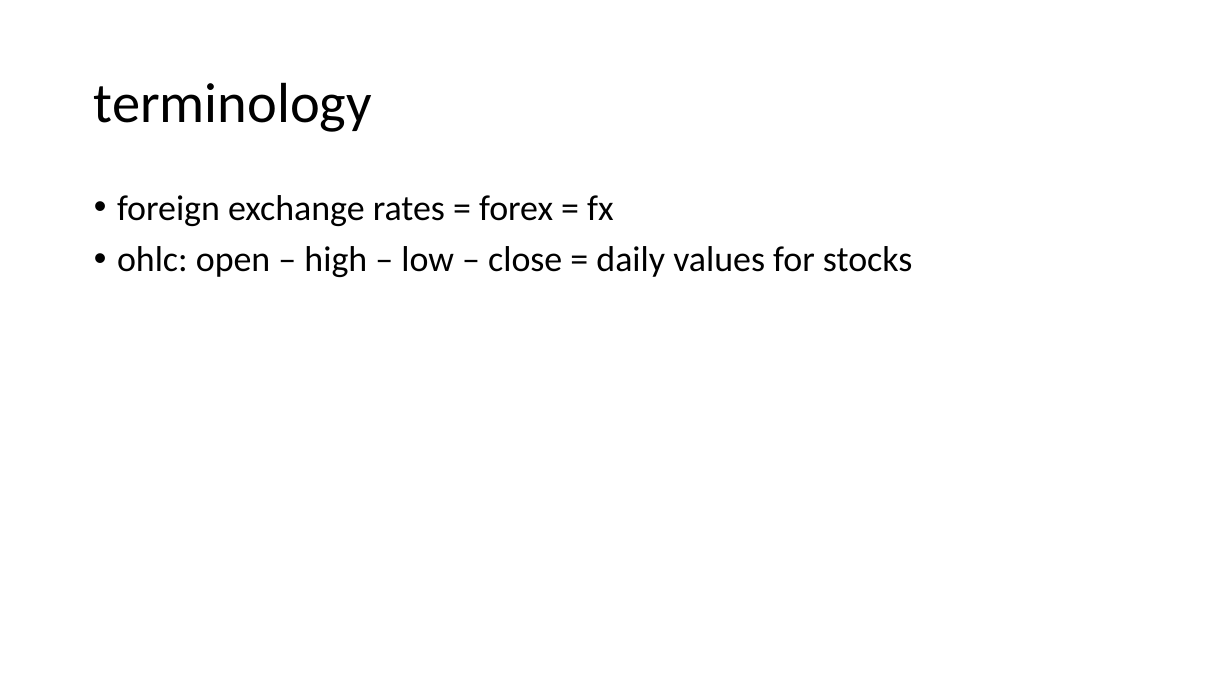
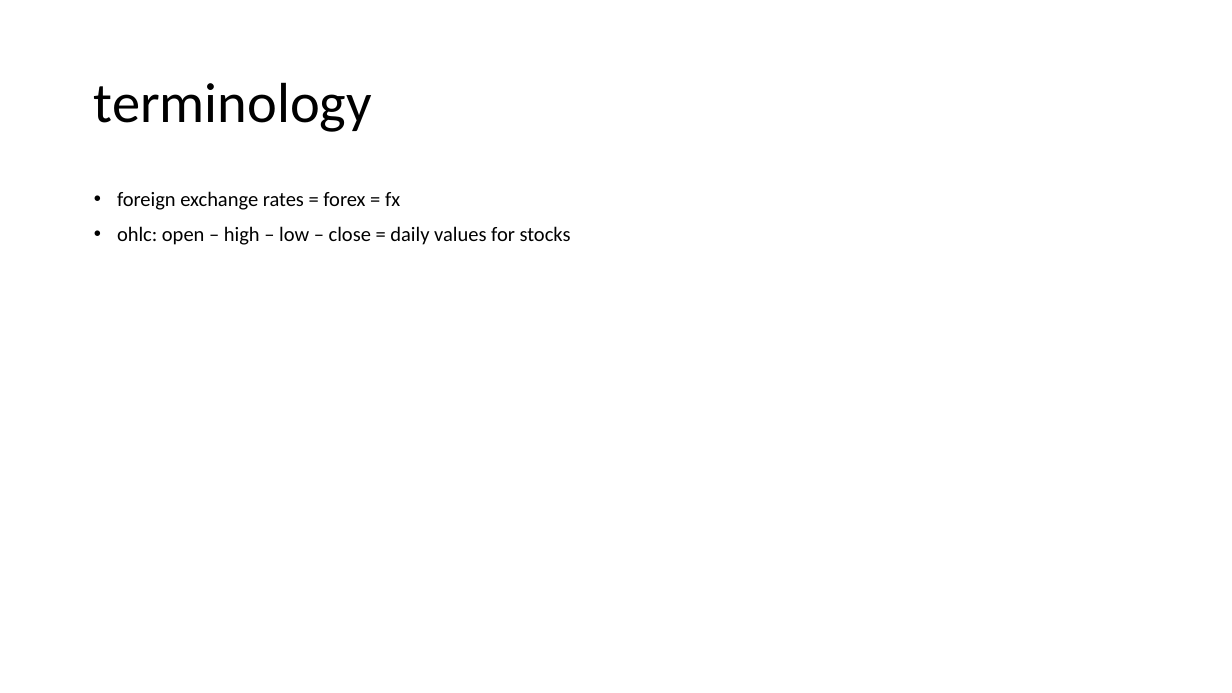
Before and after one commit to jorritvm/stocks_dashboard, a slide deck: slide 3 of doc/stock_dashboard_documentation.pptx. Drawn at 1232x693 pixels with LibreOffice and Linux fonts; fonts in the diff are those of the drawing. Boxes give left, top, right and bottom in pixels: in the first picture for what was removed or moved away, otherwise in the second. Text is boxed around its words. In the diff, an @@ line names an element or a change of style, - is before the commit and + after.

```diff
--- a/doc/stock_dashboard_documentation.pptx
+++ b/doc/stock_dashboard_documentation.pptx
@@ text "foreign exchange rates = forex ..." at bbox=[117, 191, 571, 245]: size 28 to 16 pt @@
```
Also in this commit, not shown: 3 other slides changed, 2 slides added, 1 slide removed, 7 other files.
